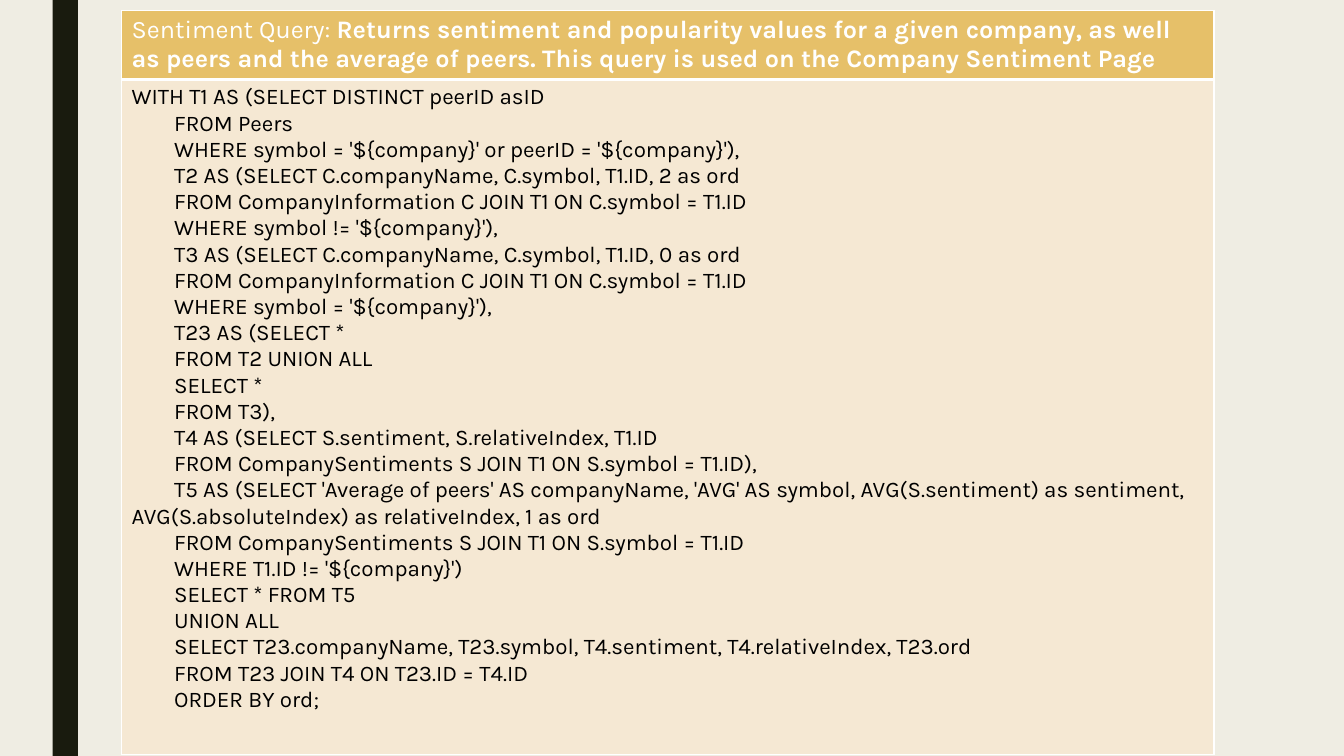
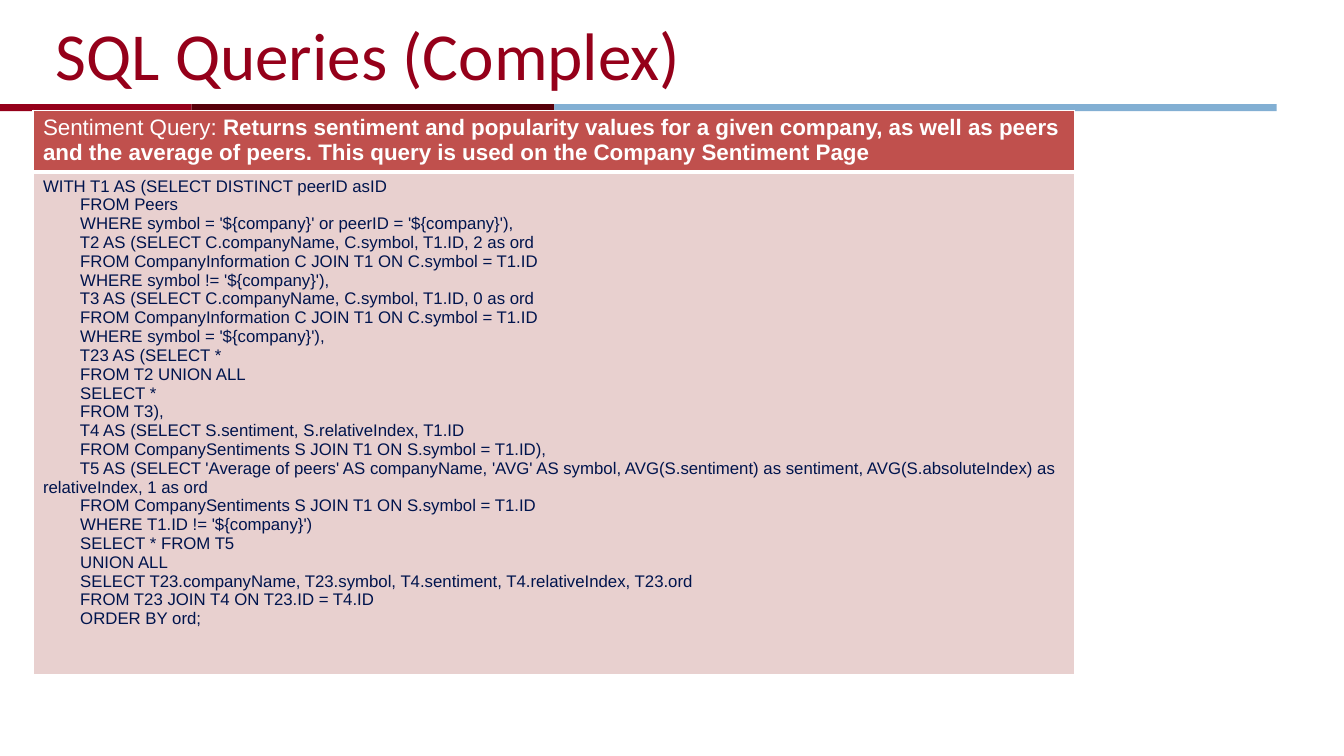
Before and after one commit to ShrivatsAgrawal/CIS550_Project_OPUS, a slide deck: slide 12 of Docs/finalcis550project.pptx. Drawn at 1344x756 pixels with LibreOffice and Linux fonts; fonts in the diff are those of the drawing; background and template pictures are left out. Boxes give left, top, right and bottom in pixels: in the first picture for what was removed or moved away, otherwise in the second. Text is boxed around its words. In the diff, an @@ line names an element or a change of style, - is before the commit and + after.

```diff
--- a/Docs/finalcis550project.pptx
+++ b/Docs/finalcis550project.pptx
@@ background #EFEDE3 to #FFFFFF @@
@@ rectangle removed at bbox=[52, 0, 78, 756] @@
@@ title added at bbox=[56, 31, 680, 91], 48 pt, text #95001A @@
+SQL Queries (Complex)
@@ rectangle added at bbox=[0, 104, 192, 111], fill #95001A @@
@@ table at bbox=[33, 110, 1075, 695] @@
@@ fill #E6C069 to #C0504D in row 1, column 1 @@
@@ fill #F5E8D4 to #E8D0D0 in row 2, column 1 @@
@@ size 18 to 16 pt in "Sentiment Query: Returns sentiment and popularity values ..." @@
@@ font Karla to Arial @@
@@ size 16 to 12 pt, text colour #000000 to #00144D in "WITH T1 AS (SELECT DISTINCT peerID asID", "FROM Peers", "WHERE symbol = '${company}' or peerID = ...", "T2 AS (SELECT C.companyName, C.symbol, T1.ID, 2 ..." and 19 more places @@
@@ table: place and size @@
-table at bbox=[122, 10, 1215, 756]
+table at bbox=[33, 110, 1075, 695]
@@ rectangle added at bbox=[192, 104, 555, 111], fill #57000A @@
@@ rectangle added at bbox=[555, 104, 1277, 111], fill #82AFD3 @@
```
Also in this commit, not shown: 16 other slides changed, 1 slide added, 1 slide removed.
